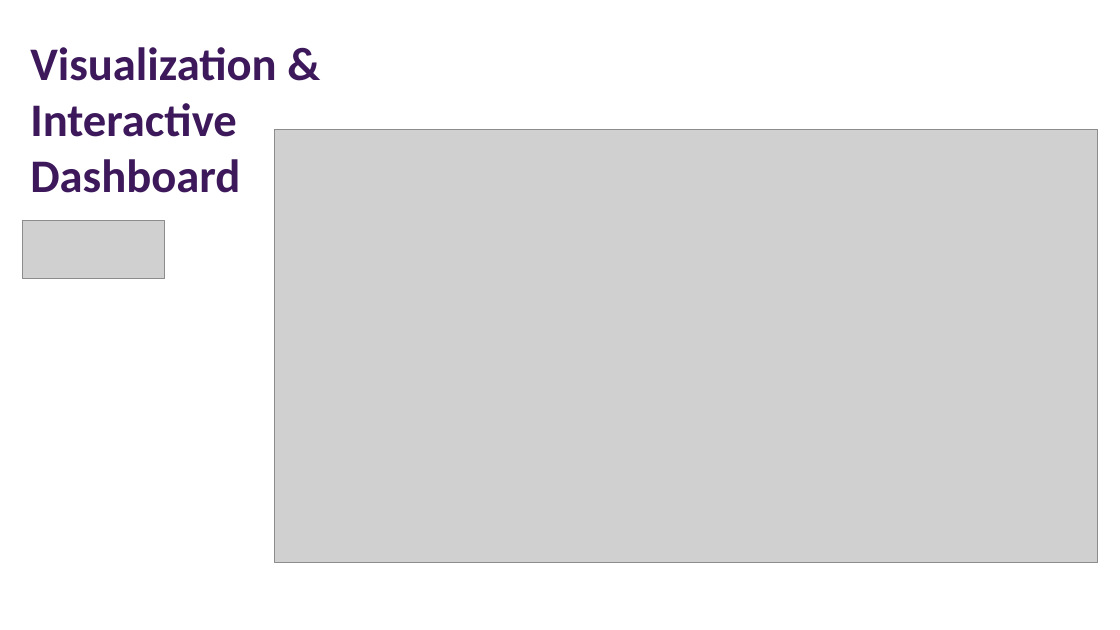
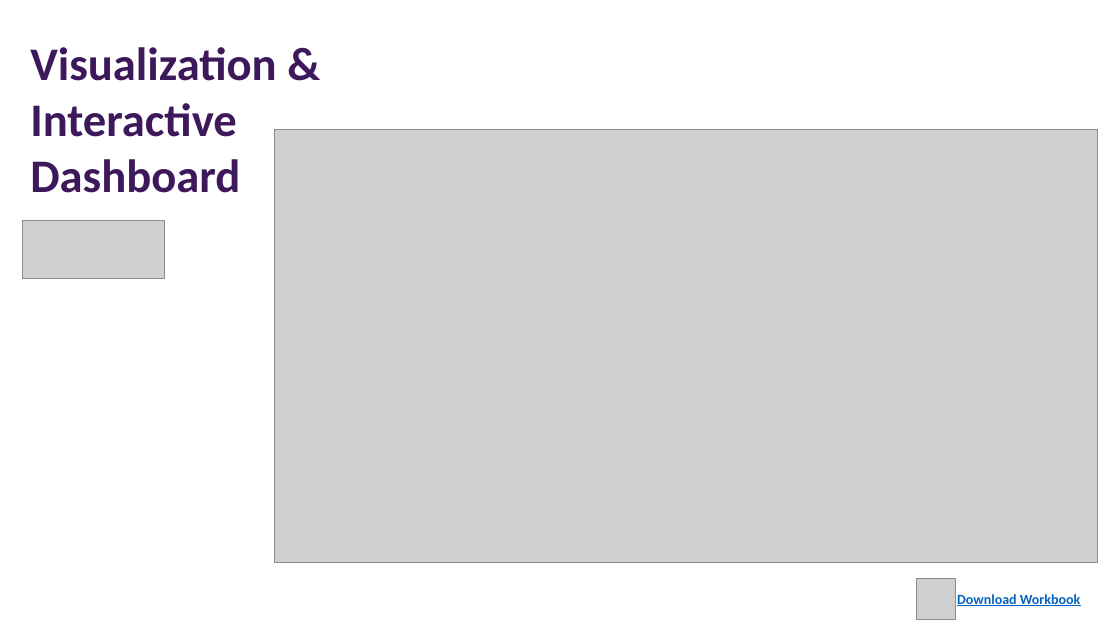
Before and after one commit to joshdmark/EPL-Shortened-Matches, a slide deck: slide 3 of EPL.pptx. Drawn at 1120x630 pixels with LibreOffice and Linux fonts; fonts in the diff are those of the drawing; grey boxes stand for pictures. Boxes give left, top, right and bottom in pixels: in the first picture for what was removed or moved away, otherwise in the second. Text is boxed around its words. In the diff, an @@ line names an element or a change of style, - is before the commit and + after.

```diff
--- a/EPL.pptx
+++ b/EPL.pptx
@@ picture added at (917,579,956,619) @@
@@ text added at (957,594,1081,606), 12 pt, text #0563C1, bold, underline @@
+Download Workbook
```
Also in this commit, not shown: 1 other slide changed, 1 other file.
